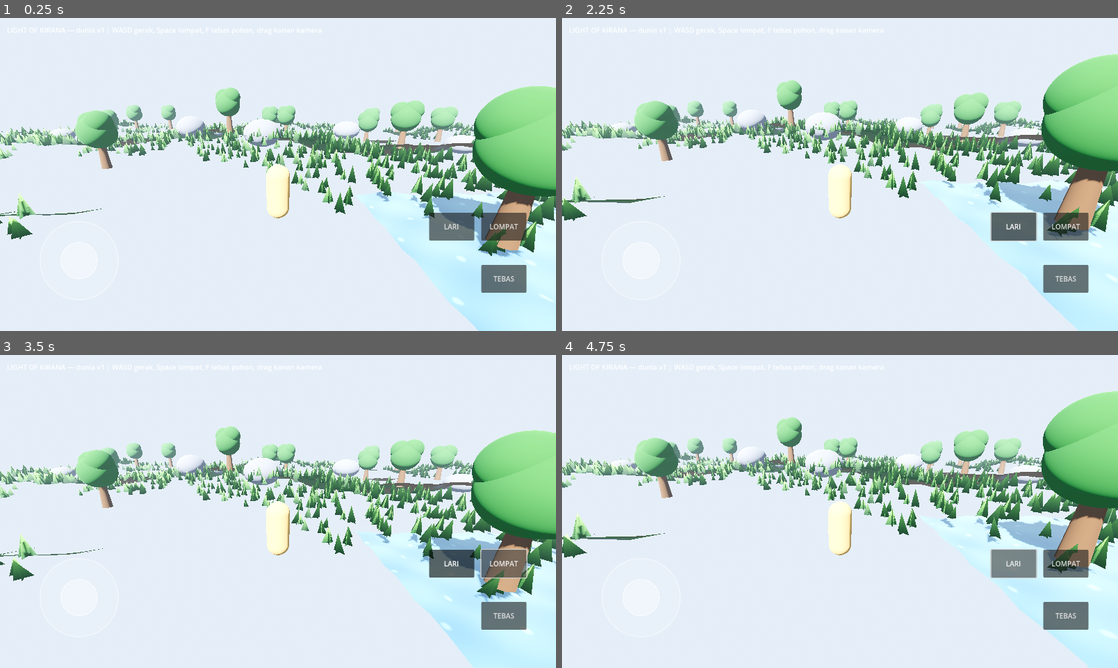
Above: before the commit, frames 1-4 (two rows, left to right).
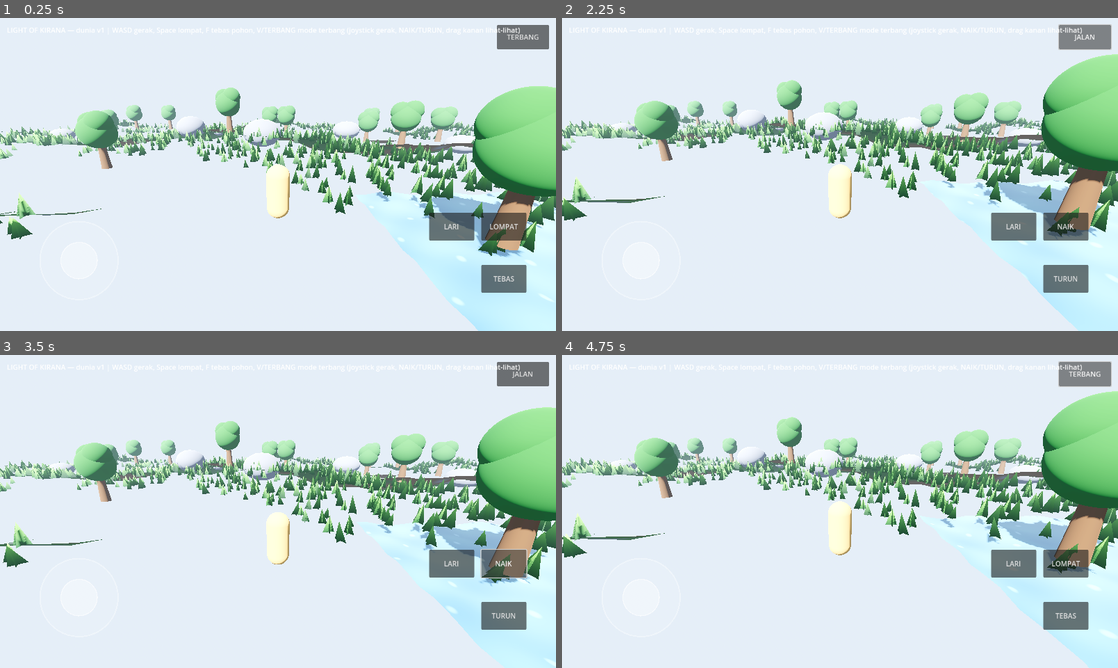
Above: after the commit, the same moments.

Repository: bagus123triga/light-of-kirana
Game: Godot game, scene res://scenes/main.tscn
The game is run twice, just before and just after one commit, with the same random seed, the same clock (stepped at 60 frames per second) and the same inputs.
Inputs (mouse positions are in pixels of both pictures, inside the frame that each line leads up to):
- Up to frame 1 (0.25 s): no input
- Up to frame 2 (2.25 s): click "LOMPAT" at 0.5 s; click "TEBAS" at 1.25 s; click "LARI" (after the commit: "TERBANG") at 2 s
- Up to frame 3 (3.5 s): click (505, 564) at 2.75 s, where only the run after the commit has a clickable "NAIK"
- Up to frame 4 (4.75 s): click (1067, 614) at 3.5 s, where only the run after the commit has a clickable "TURUN"; click "LARI" (after the commit: "JALAN") at 4.25 s

The runs differ from the first frame. In frame 1, 0.7% of the frame differs, in the area x 47-99%, y 2-10%; in frame 2, 1.0%; in frame 3, 19%, in the area x 0-100%, y 2-100%; in frame 4, 0.9%.

Commit message:
Mode terbang: kamera bebas buat ngecek dunia (tombol TERBANG / V)

Diff:
--- a/scripts/main.gd
+++ b/scripts/main.gd
@@ -30,7 +30,7 @@
 	var layer := CanvasLayer.new()
 	add_child(layer)
 	var label := Label.new()
-	label.text = "LIGHT OF KIRANA — dunia v1 | WASD gerak, Space lompat, F tebas pohon, drag kanan kamera"
+	label.text = "LIGHT OF KIRANA — dunia v1 | WASD gerak, Space lompat, F tebas pohon, V/TERBANG mode terbang (joystick gerak, NAIK/TURUN, drag kanan lihat-lihat)"
 	label.position = Vector2(16, 16)
 	layer.add_child(label)
 
@@ -69,8 +69,20 @@
 		tree.chop(Vector3(0.0, 1.0, 6.0))
 		if not tree.fallen:
 			failures.append("pohon tidak roboh setelah 3 tebasan")
+		# Mode terbang: nyala, kamera terbang jadi aktif, lalu balik lagi.
+		var player := get_tree().get_first_node_in_group("player")
+		if player == null:
+			failures.append("pemain null")
+		else:
+			player.set_fly_mode(true)
+			if not player.fly_mode:
+				failures.append("mode terbang tidak nyala")
+			if player._fly_cam == null or not player._fly_cam.current:
+				failures.append("kamera terbang tidak aktif")
+			player.set_fly_mode(false)
+			if player.fly_mode:
+				failures.append("mode terbang tidak mati")
 		# Pemain harus sudah mendarat di tanah (validasi tabrakan heightmap).
-		var player := get_tree().get_first_node_in_group("player")
 		if player:
 			var ground_h: float = _world.get_height(player.global_position.x, player.global_position.z)
 			if absf(player.global_position.y - ground_h) > 0.6:
--- a/scripts/player_controller.gd
+++ b/scripts/player_controller.gd
@@ -18,11 +18,20 @@
 
 var world: Node3D
 var ambience: Node
+var fly_mode := false
 
 var _yaw := 0.0
 var _pitch := 18.0
 var _pivot: Node3D
 var _camera: Camera3D
+var _fly_cam: Camera3D
+var _fly_yaw := 0.0
+var _fly_pitch := 0.0
+var _fly_up := false
+var _fly_down := false
+var _jump_btn: Button
+var _attack_btn: Button
+var _fly_btn: Button
 var _joystick: VirtualJoystick
 var _run_toggle := false
 var _attack_cooldown := 0.0
@@ -64,6 +73,11 @@
 	_camera.position = Vector3(0.0, 0.0, CAMERA_DISTANCE)
 	_pivot.add_child(_camera)
 	_update_camera()
+	# Kamera terbang (mode cek dunia): tidak menempel ke pemain, tidak
+	# ada tabrakan — bebas terbang menembus apa pun buat inspeksi.
+	_fly_cam = Camera3D.new()
+	_fly_cam.current = false
+	get_parent().add_child.call_deferred(_fly_cam)
 	_create_touch_controls()
 
 
@@ -78,20 +92,63 @@
 	run_btn.toggle_mode = true
 	run_btn.toggled.connect(func(on: bool) -> void: _run_toggle = on)
 	layer.add_child(run_btn)
-	var jump_btn := _make_button("LOMPAT", Vector2(-172, -272))
-	jump_btn.pressed.connect(_try_jump)
-	jump_btn.gui_input.connect(func(event: InputEvent) -> void:
+	_jump_btn = _make_button("LOMPAT", Vector2(-172, -272))
+	_jump_btn.pressed.connect(_try_jump)
+	_jump_btn.button_down.connect(func() -> void:
+		if fly_mode:
+			_fly_up = true
+	)
+	_jump_btn.button_up.connect(func() -> void: _fly_up = false)
+	_jump_btn.gui_input.connect(func(event: InputEvent) -> void:
 		if event is InputEventScreenTouch and event.pressed:
 			_try_jump()
 	)
-	layer.add_child(jump_btn)
-	var attack_btn := _make_button("TEBAS", Vector2(-172, -152))
-	attack_btn.pressed.connect(try_attack)
-	attack_btn.gui_input.connect(func(event: InputEvent) -> void:
+	layer.add_child(_jump_btn)
+	_attack_btn = _make_button("TEBAS", Vector2(-172, -152))
+	_attack_btn.pressed.connect(try_attack)
+	_attack_btn.button_down.connect(func() -> void:
+		if fly_mode:
+			_fly_down = true
+	)
+	_attack_btn.button_up.connect(func() -> void: _fly_down = false)
+	_attack_btn.gui_input.connect(func(event: InputEvent) -> void:
 		if event is InputEventScreenTouch and event.pressed:
 			try_attack()
 	)
-	layer.add_child(attack_btn)
+	layer.add_child(_attack_btn)
+	# Tombol mode terbang, pojok kanan atas. Di mode terbang: LOMPAT =
+	# NAIK (tahan), TEBAS = TURUN (tahan), LARI = cepat.
+	_fly_btn = Button.new()
+	_fly_btn.text = "TERBANG"
+	_fly_btn.custom_minimum_size = Vector2(120, 56)
+	_fly_btn.set_anchors_preset(Control.PRESET_TOP_RIGHT)
+	_fly_btn.position = Vector2(-136, 16)
+	_fly_btn.pressed.connect(func() -> void: set_fly_mode(not fly_mode))
+	layer.add_child(_fly_btn)
+
+
+func set_fly_mode(on: bool) -> void:
+	fly_mode = on
+	if _fly_cam == null:
+		return
+	if on:
+		_fly_cam.global_transform = _camera.global_transform
+		_fly_yaw = _yaw
+		_fly_pitch = _pitch
+		_fly_cam.rotation = Vector3(deg_to_rad(-_fly_pitch), _fly_yaw, 0.0)
+		_camera.current = false
+		_fly_cam.current = true
+		_fly_btn.text = "JALAN"
+		_jump_btn.text = "NAIK"
+		_attack_btn.text = "TURUN"
+	else:
+		_fly_cam.current = false
+		_camera.current = true
+		_fly_up = false
+		_fly_down = false
+		_fly_btn.text = "TERBANG"
+		_jump_btn.text = "LOMPAT"
+		_attack_btn.text = "TEBAS"
 
 
 func _make_button(text: String, offset: Vector2) -> Button:
@@ -104,12 +161,20 @@
 
 
 func _unhandled_input(event: InputEvent) -> void:
+	if event is InputEventKey and event.pressed and not event.echo and event.keycode == KEY_V:
+		set_fly_mode(not fly_mode)
+		return
 	if event is InputEventMouseButton and event.button_index == MOUSE_BUTTON_LEFT:
 		_mouse_look = event.pressed
 	if event is InputEventMouseMotion and _mouse_look:
-		_yaw -= event.relative.x * 0.005
-		_pitch = clampf(_pitch - event.relative.y * 0.3, -10.0, 55.0)
-		_update_camera()
+		if fly_mode:
+			_fly_yaw -= event.relative.x * 0.005
+			_fly_pitch = clampf(_fly_pitch - event.relative.y * 0.3, -80.0, 80.0)
+			_update_fly_camera()
+		else:
+			_yaw -= event.relative.x * 0.005
+			_pitch = clampf(_pitch - event.relative.y * 0.3, -10.0, 55.0)
+			_update_camera()
 	if event is InputEventScreenTouch:
 		var viewport := get_viewport().get_visible_rect().size
 		if event.pressed:
@@ -120,9 +185,14 @@
 			if event.index == _look_touch_id:
 				_look_touch_id = -1
 	if event is InputEventScreenDrag and event.index == _look_touch_id:
-		_yaw -= event.relative.x * 0.008
-		_pitch = clampf(_pitch - event.relative.y * 0.3, -10.0, 55.0)
-		_update_camera()
+		if fly_mode:
+			_fly_yaw -= event.relative.x * 0.008
+			_fly_pitch = clampf(_fly_pitch - event.relative.y * 0.3, -80.0, 80.0)
+			_update_fly_camera()
+		else:
+			_yaw -= event.relative.x * 0.008
+			_pitch = clampf(_pitch - event.relative.y * 0.3, -10.0, 55.0)
+			_update_camera()
 
 
 func _update_camera() -> void:
@@ -130,12 +200,22 @@
 	_pivot.rotation.x = deg_to_rad(-_pitch)
 
 
+func _update_fly_camera() -> void:
+	if _fly_cam == null:
+		return
+	_fly_cam.rotation = Vector3(deg_to_rad(-_fly_pitch), _fly_yaw, 0.0)
+
+
 func _try_jump() -> void:
+	if fly_mode:
+		return
 	if is_on_floor():
 		velocity.y = JUMP_VELOCITY
 
 
 func try_attack() -> void:
+	if fly_mode:
+		return
 	if _attack_cooldown > 0.0 or world == null:
 		return
 	_attack_cooldown = ATTACK_COOLDOWN
@@ -161,8 +241,41 @@
 		best.chop(global_position)
 
 
+func _fly_process(delta: float) -> void:
+	if _fly_cam == null:
+		return
+	var input_dir := Vector2.ZERO
+	if Input.is_key_pressed(KEY_W) or Input.is_key_pressed(KEY_UP):
+		input_dir.y -= 1.0
+	if Input.is_key_pressed(KEY_S) or Input.is_key_pressed(KEY_DOWN):
+		input_dir.y += 1.0
+	if Input.is_key_pressed(KEY_A) or Input.is_key_pressed(KEY_LEFT):
+		input_dir.x -= 1.0
+	if Input.is_key_pressed(KEY_D) or Input.is_key_pressed(KEY_RIGHT):
+		input_dir.x += 1.0
+	if _joystick:
+		input_dir += _joystick.output
+	input_dir = input_dir.limit_length(1.0)
+	var fast := Input.is_key_pressed(KEY_SHIFT) or _run_toggle
+	var speed := 25.0 if fast else 10.0
+	var basis := _fly_cam.global_transform.basis
+	var forward := -basis.z
+	var right := basis.x
+	var move := right * input_dir.x - forward * input_dir.y
+	if _fly_up or Input.is_key_pressed(KEY_SPACE):
+		move.y += 1.0
+	if _fly_down or Input.is_key_pressed(KEY_C):
+		move.y -= 1.0
+	if move.length() > 1.0:
+		move = move.normalized()
+	_fly_cam.global_position += move * speed * delta
+
+
 func _physics_process(delta: float) -> void:
 	_attack_cooldown = maxf(0.0, _attack_cooldown - delta)
+	if fly_mode:
+		_fly_process(delta)
+		return
 	var input_dir := Vector2.ZERO
 	if Input.is_key_pressed(KEY_W) or Input.is_key_pressed(KEY_UP):
 		input_dir.y -= 1.0
Not shown, changed: Agent.md
